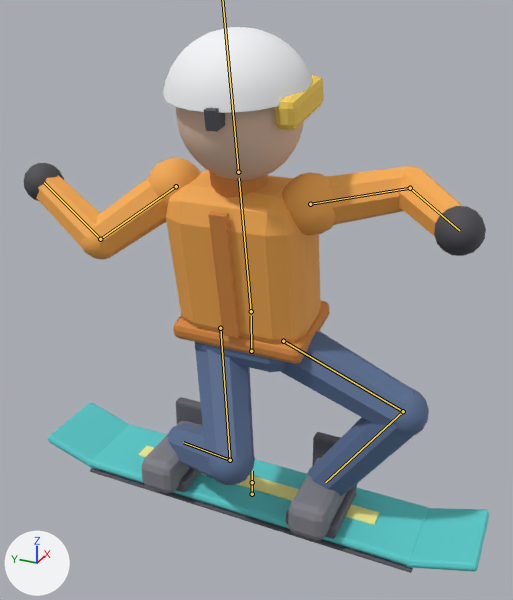
The glTF model Data/SampleProjects/Snowline/Sources/RiderModel.glb as it was, and as the next commit left it.
One viewpoint serves both versions: a 50 mm lens placed at (-1.829, -0.84, 1.675), pointed at (-0.062, -0.045, 0.791). Arrows for +X, +Y and +Z are at lower left; the lights stay in place. The picture after the commit comes second. Both versions are drawn at frame 12 of the action 'Air'; the numbers are the values there. The bones that change, and the others that lie on the model, are drawn over the model as lines.

Objects in the first picture: 'RiderModel'.
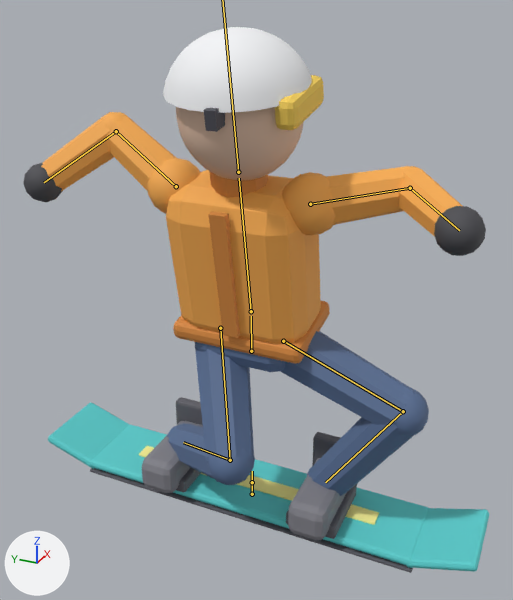
Changed parts and their boxes [x1, y1, x2, y2] in the pictures (513 x 600 px):
'RiderModel', posed: before [24, 27, 489, 573]; after [23, 27, 489, 573]
bone 'upperarm_R', root to tip: before (176, 186) to (100, 239); after (176, 186) to (116, 131)

The edits, one by one:
Bone 'upperarm_R' (bone_upperarm_r) turns from (-12, 120, 49) to (74, -2, -13) degrees about its own x, y and z.
